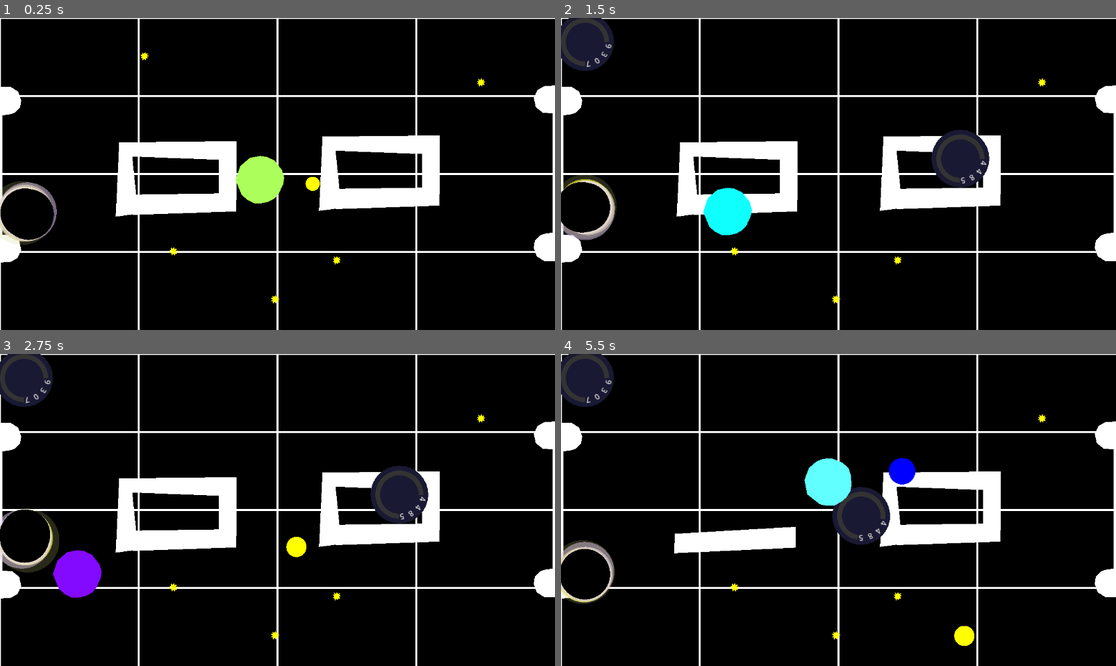
Above: before the commit, frames 1-4 (two rows, left to right).
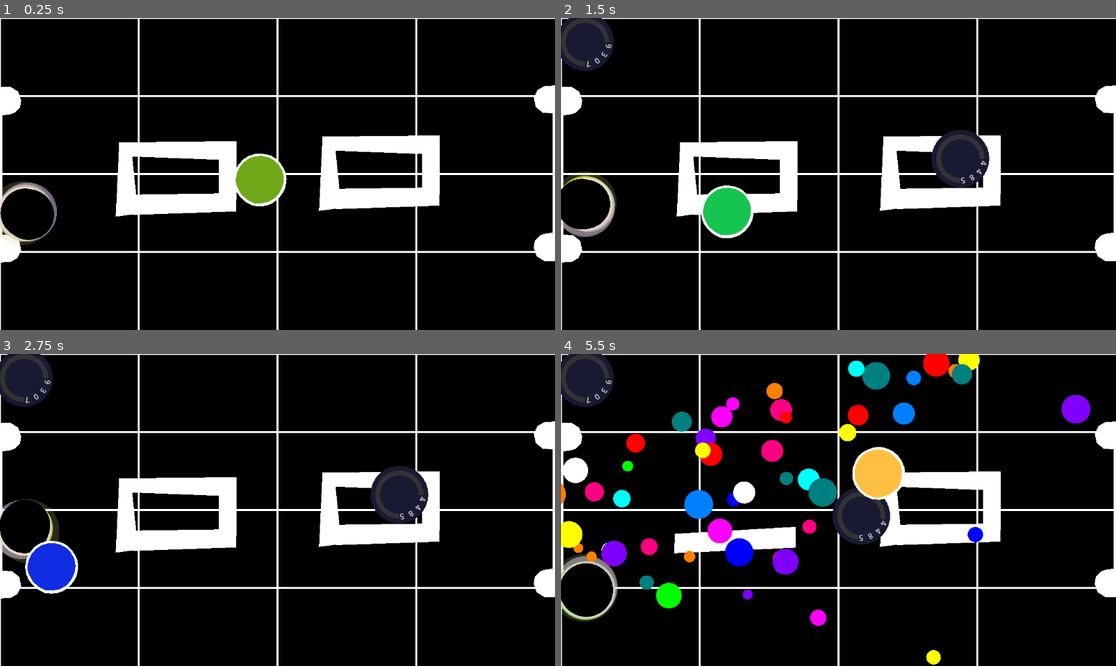
Above: after the commit, the same moments.

Repository: nuitsdesbassins2025/display-engine
Game: Godot game, scene res://Scenes/dogeball.tscn
The game is run twice, just before and just after one commit, with the same random seed, the same clock (stepped at 60 frames per second) and the same inputs.
Inputs (mouse positions are in pixels of both pictures, inside the frame that each line leads up to):
- Up to frame 1 (0.25 s): no input
- Up to frame 2 (1.5 s): tap Enter at 0.5 s; move the mouse to (960, 158) at 0.52 s; hold D 0.53-1.28 s; tap Z at 0.6 s; click (960, 158) at 0.67 s; move the mouse to (727, 189) at 1.27 s; hold S from 1.28 s (still down); tap E at 1.35 s
- Up to frame 3 (2.75 s): move the mouse to (333, 441) at 2.02 s; release S at 2.03 s; hold D from 2.03 s (still down); tap R at 2.1 s
- Up to frame 4 (5.5 s): move the mouse to (810, 572) at 2.77 s; tap one key every 0.75 s from 2.85 s: T F G H; click (810, 572) at 2.92 s; move the mouse to (1005, 556) at 3.52 s; release D at 3.53 s; hold A 3.53-5.03 s; move the mouse to (672, 463) at 4.27 s; move the mouse to (866, 510) at 5.02 s; hold S from 5.03 s (still down); click (866, 510) at 5.17 s

The runs differ from the first frame. In frame 1, 1.5% of the frame differs, in the area x 0-88%, y 10-92%; in frame 2, 1.9%; in frame 3, 2.8%; in frame 4, 12%, in the area x 0-96%, y 0-100%.

Commit message:
Gros pack de mises à jour
Player timer, color à la connection, spawn de balle et plein d'autres choses

Diff:
--- a/Scenes/dessin.gd
+++ b/Scenes/dessin.gd
@@ -11,6 +11,9 @@
 # Données des clients
 var client_trace_data: Dictionary = {}  # {client_id: {main_line: Line2D, glow_lines: Array, segment_timestamps: Array}}
 var fade_check_timer: Timer
+
+var ball_spawner = preload("res://entities/mini ball/ball_spawner.tscn")
+var spawn_timer: Timer
 
 func _ready():
 	# Créer le timer pour vérifier les segments à effacer
@@ -22,6 +25,12 @@
 
 	# Attendre que le NetworkManager soit prêt
 	call_deferred("connect_signal")
+
+	spawn_timer = Timer.new()
+	spawn_timer.one_shot = true
+	spawn_timer.wait_time = 2.0
+	spawn_timer.timeout.connect(_on_spawn_timer_timeout)
+	add_child(spawn_timer)
 
 func _on_fade_check_timeout():
 	# Vérifier tous les segments de toutes les lignes en continu
@@ -54,7 +63,7 @@
 
 	match tool:
 		"ball":
-			handle_pailettes(client_id, datas)
+			balls_spawn(client_id, datas)
 		"pencil":
 			handle_trace(client_id, datas)
 		"neon":
@@ -64,6 +73,26 @@
 	# Terminer la ligne quand l'utilisateur relève le doigt
 	if client_trace_data.has(client_id):
 		complete_line(client_id)
+
+
+func balls_spawn(client_id: String, datas:Dictionary):
+	$BallSpawner.activated = true
+	print(Color(datas.settings.color))
+	$BallSpawner.custom_color = Color(datas.settings.color)
+
+	var spawn_position = T.percentage_to_global_position(Vector2(datas.x,datas.y))
+	$BallSpawner.position = spawn_position
+
+	# Reset et démarre le timer
+	if spawn_timer.is_stopped():
+		spawn_timer.start()
+	else:
+		spawn_timer.start() # restart() reset le timer
+
+
+func _on_spawn_timer_timeout():
+	$BallSpawner.activated = false
+
 
 func handle_pailettes(client_id: String, datas: Dictionary):
 	var position = convert_percentage_to_screen(datas.x, datas.y)
@@ -140,7 +169,7 @@
 			glow_line.antialiased = true
 			glow_line.z_index = 10 - i
 			glow_line.add_point(position)
-
+			glow_line.add_to_group("neons")
 			add_child(glow_line)
 			glow_lines.append(glow_line)
 
--- a/Scenes/dessin.tscn
+++ b/Scenes/dessin.tscn
@@ -1,6 +1,7 @@
-[gd_scene load_steps=2 format=3 uid="uid://baqqiy27gdc7p"]
+[gd_scene load_steps=3 format=3 uid="uid://baqqiy27gdc7p"]
 
 [ext_resource type="Script" uid="uid://cukeyhkj3wugu" path="res://Scenes/dessin.gd" id="1_qo4v2"]
+[ext_resource type="PackedScene" uid="uid://bb201smsjb0ri" path="res://entities/mini ball/ball_spawner.tscn" id="2_sx4uo"]
 
 [node name="Dessin" type="Node2D"]
 script = ExtResource("1_qo4v2")
@@ -26,3 +27,11 @@
 anchors_preset = 10
 anchor_right = 1.0
 grow_horizontal = 2
+
+[node name="BallSpawner" parent="." instance=ExtResource("2_sx4uo")]
+spawn_interval = 0.1
+max_balls = 30
+ball_lifetime = 5.0
+custom_color_activated = true
+custom_color = Color(0.835294, 0, 0, 1)
+activated = false
--- a/Scenes/dogeball.gd
+++ b/Scenes/dogeball.gd
@@ -62,10 +62,8 @@
 
 func _on_set_game_settings(settings):
 	print("get the settings in game : ",settings)
-
 	match settings.action:
 		"grid_toogle":
-			print("on déclenche le grid toogle")
 			toogle_grid()
 		"set_player_scale":
 			set_player_scale(settings.datas)
@@ -75,7 +73,6 @@
 			clear_all_drawings()
 		"toogle_player_text":
 			toogle_player_text()
-
 		"remove_big_balls":
 			remove_big_balls()
 		"spawn_ball":
@@ -84,6 +81,14 @@
 			reset_scene()
 		"hide_players":
 			toggle_players_visibility()
+		"remove_all_blackholes":
+			remove_all_blackholes()
+		"add_blackhole":
+			add_blackhole()
+		"declencher_buts":
+			declencher_buts()
+		"clear_neons":
+			clear_neons()
 
 
 func reset_scene():
@@ -91,7 +96,13 @@
 	$Node/DodgeBut.set_score(0)
 	clear_all_balls()
 	clear_all_drawings()
-	$BlackHole.reset_blackhole()
+	remove_all_blackholes()
+	add_blackhole()
+
+
+func declencher_buts():
+	$Node/DodgeBut.ball_explosion()
+	$Node/DodgeBut2.ball_explosion()
 
 
 func toggle_players_visibility():
@@ -123,14 +134,21 @@
 		player.debug_position = !player.debug_position
 		player._update_appearance()
 
-
+# FAIRE UN TRUC QUI CHANGE LA TAILLE SELON LE NOMBRE DE JOUEURS
+var force_scale = false
 func set_player_scale(settings):
-	print("set player scale déclenchée !!")
+	var target_scale = settings.get("scale")
 	player_scale = settings.get("scale")
 
-	for player_key in players:
-		var player = players[player_key]
-		player.set_player_size(player_scale)
+	if player_scale < 20:
+		force_scale = false
+	else :
+		force_scale = true
+		for player_key in players:
+			var player = players[player_key]
+			player.set_player_size(player_scale)
+
+
 
 
 func get_player_by_key(client_player_key):
@@ -333,7 +351,10 @@
 
 
 
-func register_key(client_id, key):
+func register_key(client_id, datas):
+
+	var key = datas.tracking_code
+
 	var player_by_key = get_player_by_key(key)
 	var my_datas = {
 		"client_id": client_id,
@@ -346,6 +367,9 @@
 
 	if player_by_key :
 		player_by_key.client_id = client_id
+		print(datas)
+		if(datas.color !=null):
+			player_by_key.player_color = Color(datas.color)
 		my_datas["event_datas"]["tracking_status"] = "valid"
 
 	else :
@@ -390,6 +414,24 @@
 	for drawing in drawings:
 		drawing.queue_free()
 
+func clear_neons():
+	var neons = get_tree().get_nodes_in_group("neons")
+	for drawing in neons:
+		drawing.queue_free()
+
+
+func add_blackhole():
+	var blackhole_scene = preload("res://entities/black_hole/black_hole.tscn")
+	var blackhole = blackhole_scene.instantiate()
+	get_tree().current_scene.add_child(blackhole)
+
+
+func remove_all_blackholes():
+	var blackholes = get_tree().get_nodes_in_group("blackholes")
+	for blackhole in blackholes:
+		if is_instance_valid(blackhole):
+			blackhole.queue_free()
+
 func _input(event):
 	if event is InputEventMouseButton and event.pressed and event.button_index == MOUSE_BUTTON_LEFT :
 		move_player_to_click()
@@ -400,7 +442,7 @@
 	if event is InputEventKey and event.pressed:
 		match event.keycode:
 			KEY_A:
-				print("trigger_shield")
+				#print("trigger_shield")
 			#	trigger_shield()
 				pass
 			KEY_Z:
--- a/Scenes/dogeball.tscn
+++ b/Scenes/dogeball.tscn
@@ -1,12 +1,10 @@
-[gd_scene load_steps=9 format=3 uid="uid://dkusqq8p14qw7"]
+[gd_scene load_steps=7 format=3 uid="uid://dkusqq8p14qw7"]
 
-[ext_resource type="Script" path="res://Scenes/dogeball.gd" id="1_12k6n"]
+[ext_resource type="Script" uid="uid://d0f24a7th5hq3" path="res://Scenes/dogeball.gd" id="1_12k6n"]
 [ext_resource type="PackedScene" uid="uid://dr42r1hkdqa1n" path="res://entities/player/player.tscn" id="2_b65vx"]
-[ext_resource type="PackedScene" uid="uid://c2c8dsu6yunsb" path="res://entities/bonus/BonusSpawner.tscn" id="6_el1um"]
-[ext_resource type="PackedScene" uid="uid://bb201smsjb0ri" path="res://entities/mini ball/ball_spawner.tscn" id="7_w2aae"]
 [ext_resource type="PackedScene" uid="uid://dar88wmy8yjkd" path="res://entities/but/dodge_but.tscn" id="8_hvv0g"]
 [ext_resource type="PackedScene" uid="uid://ca6bpkdvla2aq" path="res://entities/black_hole/black_hole.tscn" id="8_n73id"]
-[ext_resource type="Script" path="res://Scenes/walls.gd" id="8_p36c4"]
+[ext_resource type="Script" uid="uid://bc5du853qtynx" path="res://Scenes/walls.gd" id="8_p36c4"]
 [ext_resource type="PackedScene" uid="uid://baqqiy27gdc7p" path="res://Scenes/dessin.tscn" id="10_n73id"]
 
 [node name="Dogeball" type="Node2D"]
@@ -17,12 +15,6 @@
 background_color = Color(0, 0, 0, 1)
 
 [node name="Dessin" parent="." instance=ExtResource("10_n73id")]
-
-[node name="BonusSpawner" parent="." instance=ExtResource("6_el1um")]
-
-[node name="BallSpawner" parent="." groups=["mini balls"] instance=ExtResource("7_w2aae")]
-position = Vector2(632, 310)
-max_balls = 3
 
 [node name="Wall_R" type="StaticBody2D" parent="."]
 visible = false
--- a/entities/balle/balle.tscn
+++ b/entities/balle/balle.tscn
@@ -1,12 +1,13 @@
 [gd_scene load_steps=5 format=3 uid="uid://df1x7k5g75tum"]
 
-[ext_resource type="Script" path="res://entities/balle/balle.gd" id="1_2ir51"]
-[ext_resource type="Script" path="res://entities/balle/polygon_2d.gd" id="2_f35sm"]
+[ext_resource type="Script" uid="uid://cywhw6oogt41j" path="res://entities/balle/balle.gd" id="1_2ir51"]
+[ext_resource type="Script" uid="uid://bong746f6xb2g" path="res://entities/balle/polygon_2d.gd" id="2_f35sm"]
 
 [sub_resource type="CircleShape2D" id="CircleShape2D_2ir51"]
+radius = 10.8807
 
 [sub_resource type="CircleShape2D" id="CircleShape2D_wxx2w"]
-radius = 51.2878
+radius = 55.8004
 
 [node name="Balle" type="RigidBody2D" groups=["big_balls"]]
 scale = Vector2(5, 5)
@@ -19,10 +20,16 @@
 scale = Vector2(5, 5)
 shape = SubResource("CircleShape2D_2ir51")
 
-[node name="Polygon2D" type="Polygon2D" parent="."]
-position = Vector2(0, -0.4)
+[node name="Polygon2D2" type="Polygon2D" parent="."]
+position = Vector2(0, -0.8)
+scale = Vector2(1.09062, 1.09062)
+polygon = PackedVector2Array(-0.4, -49.6, 13.8, -47.6, 21.8225, -44.9288, 29.8, -40, 38.327, -31.5418, 45.4, -20.4, 49.1466, -11.1863, 50.2469, -0.916914, 49.33, 8.06884, 47.1294, 17.9715, 41.2611, 28.6077, 32.4587, 38.6938, 21.6392, 46.2124, 10.8196, 50.0635, 0, 51.1638, -13.0202, 50.0635, -25.3068, 44.1952, -31.1751, 39.6107, -38.1436, 32.8255, -44.1952, 24.3899, -48.413, 14.4872, -51, 0.6, -47.8629, -15.5875, -41.4, -28.2, -31.7252, -38.8771, -21.2, -45.4, -10.2694, -48.5964)
+
+[node name="Polygon2D" type="Polygon2D" parent="Polygon2D2"]
+position = Vector2(0, 0.366765)
+scale = Vector2(0.916914, 0.916914)
 color = Color(0.309804, 1, 1, 1)
-polygon = PackedVector2Array(-0.4, -49.6, 13.8, -47.6, 29.8, -40, 45.4, -20.4, 48.2, -11.2, 50.2176, -3.9513, 48, 8.8, 38.8, 29, 30, 38.8, 16.4, 46.2, 2.6, 48.8, -12.6, 48.6, -26.2, 42, -38.2, 31.6, -51, 0.6, -41.4, -28.2, -21.2, -45.4)
+polygon = PackedVector2Array(3, -49.8, 18.2, -46.4, 29.8, -40, 38, -32.2, 45.4, -20.4, 48.2, -11.2, 49.4, -2.2, 48, 8.8, 44.4, 19.2, 38.8, 29, 30, 38.8, 16.4, 46.2, 2.6, 48.8, -12.6, 48.6, -26.2, 42, -38.2, 31.6, -42.2, 25.2, -46, 18.2, -49.2, 10.6, -51, 0.6, -47.6, -15.4, -41.4, -28.2, -32.4, -37.6, -21.2, -45.4, -7.8, -49)
 script = ExtResource("2_f35sm")
 
 [node name="Area2D" type="Area2D" parent="."]
--- a/entities/balle/polygon_2d.gd
+++ b/entities/balle/polygon_2d.gd
@@ -1,20 +1,26 @@
 extends Polygon2D
 
+var colors = [
+	Color("#FFFFFF"), Color("#FF0000"), Color("#00FF00"), Color("#0000FF"),
+	Color("#FFFF00"), Color("#FF00FF"), Color("#00FFFF"), Color("#FF8000"),
+	Color("#8000FF"), Color("#0080FF"), Color("#FF0080"), Color("#008080")
+]
 
-
-var speed = 0.5  # vitesse de rotation des couleurs
-var pulse_speed = 2.0  # vitesse du "clignotement"
-var intensity = 0.5    # intensité de la pulsation
+var speed = 0.5  # vitesse de transition entre les couleurs
+var pulse_speed = 0.50  # vitesse du "clignotement"
+var intensity = 0.1    # intensité de la pulsation
 
 func _process(delta):
-	var t = Time.get_ticks_msec() / 500.0
+	var t = Time.get_ticks_msec() / 1000.0
 
-	# Teinte qui tourne en boucle [0..1]
-	var hue = fmod(t * speed, 1.0)
+	# Calcul de l'index de couleur actuel
+	var color_index = int(t * speed) % colors.size()
+	var next_color_index = (color_index + 1) % colors.size()
 
-	# Saturation et valeur restent à 1 pour des couleurs vives
-	var base_color = Color.from_hsv(hue, 1.0, 1.0)
+	# Interpolation entre la couleur actuelle et la suivante
+	var progress = fmod(t * speed, 1.0)
+	var base_color = colors[color_index].lerp(colors[next_color_index], progress)
 
-	# Ajout d’un effet de pulsation sur la luminosité
+	# Ajout d'un effet de pulsation sur la luminosité
 	var pulse = (sin(t * pulse_speed) * 0.5 + 0.5) * intensity
 	color = base_color.lightened(pulse)
--- a/entities/black_hole/black_hole.gd
+++ b/entities/black_hole/black_hole.gd
@@ -4,7 +4,7 @@
 @export var initial_radius: float = 50.0
 @export var growth_per_object: float = 0.50
 @export var influence_radius: float = 300.0
-@export var attraction_force: float = 200.0
+@export var attraction_force: float = 500.0
 @export var rotation_speed: float = 20.0
 
 # Variables internes
@@ -13,8 +13,8 @@
 var ring_data = []  # Stocke les données pour chaque anneau: [radius, color, offset]
 
 
-@export var max_speed: float = 60.0
-@export var min_speed: float = 20.0
+@export var max_speed: float = 90.0
+@export var min_speed: float = 40.0
 @export var object_radius: float = 20.0
 @export var direction_change_interval: float = 1.5
 @export var speed_variation: float = 0.3
@@ -210,9 +210,16 @@
 	var grow = objects_absorbed * growth_per_object
 
 	if objects_absorbed > 1000 :
-		grow = 1000 * growth_per_object + (objects_absorbed-1000)*growth_per_object/8
+		grow = 1000 * growth_per_object + (objects_absorbed-1000)* growth_per_object*1.3
+
+	if lost_control:
+		pass
+
 
 	current_radius = initial_radius + grow
+
+	influence_radius = current_radius+300
+
 
 	# Mettre à jour les données des anneaux
 	create_ring_data()
--- a/entities/black_hole/black_hole.tscn
+++ b/entities/black_hole/black_hole.tscn
@@ -3,7 +3,7 @@
 [ext_resource type="Script" uid="uid://dy8xf8sbuolu8" path="res://entities/black_hole/black_hole.gd" id="1_yt7qt"]
 [ext_resource type="Script" uid="uid://uo7ekc34dve2" path="res://entities/black_hole/black_circle.gd" id="2_ytr03"]
 
-[node name="BlackHole" type="Node2D"]
+[node name="BlackHole" type="Node2D" groups=["blackholes"]]
 z_index = 20
 script = ExtResource("1_yt7qt")
 
--- a/entities/but/dodge_but.gd
+++ b/entities/but/dodge_but.gd
@@ -35,10 +35,14 @@
 func reset_ball(body):
 	body.move_to_center()
 
+func ball_explosion():
+	$BallSpawner.ball_explosion( 80, 1000.0)
+
 
 func goal():
 	score += 1
 	print("score : ", score)
+	ball_explosion()
 	if score > 9 :
 		score = 0
 
@@ -47,15 +51,11 @@
 		"but_score":score,
 		"position":T.global_position_to_percentage(position)
 	}
-	$BallSpawner.ball_explosion( 80, 1000.0)
 	update_score_display()
 
 	if score > 9 :
 		score = 0
-	#$Scores
-	#$"Scores/0" Polygon2D
-	#$"Scores/1"
-	#...
+
 
 	var my_data = {"event_type": "but", "event_datas": event_data}
 	NetworkManager.transfer_datas("evenement", my_data)
--- a/entities/mini ball/ball_spawner.gd
+++ b/entities/mini ball/ball_spawner.gd
@@ -4,6 +4,11 @@
 @export var spawn_interval: float = 1.0  # Secondes entre chaque spawn
 @export var max_balls: int = 20
 @export var spawn_radius: float = 50.0
+@export var ball_lifetime: float = 0.0
+@export var custom_color_activated:bool = false
+@export var custom_color: Color
+@export var activated:bool = true
+
 
 var current_balls: int = 0
 
@@ -18,8 +23,10 @@
 func start_spawning():
 	while true:
 
-		if current_balls < max_balls:
-			spawn_ball()
+		if activated :
+
+			if current_balls < max_balls:
+				spawn_ball()
 
 		await get_tree().create_timer(spawn_interval).timeout
 
@@ -27,7 +34,15 @@
 
 func spawn_ball():
 	var ball_instance = ball_scene.instantiate()
-	add_child(ball_instance)
+	ball_instance.lifetime = ball_lifetime
+	if custom_color_activated:
+		ball_instance.use_custom_color = true
+		ball_instance.color = custom_color
+
+	get_tree().current_scene.add_child(ball_instance)
+	ball_instance.z_index = 1
+
+
 
 	# Position aléatoire autour du spawner
 	var random_angle = randf() * TAU
--- a/entities/mini ball/miniBall.tscn
+++ b/entities/mini ball/miniBall.tscn
@@ -8,6 +8,7 @@
 [sub_resource type="CircleShape2D" id="CircleShape2D_n0kcj"]
 
 [node name="MiniBall" type="RigidBody2D" groups=["mini_balls"]]
+z_index = 1
 collision_layer = 32
 collision_mask = 7
 gravity_scale = 0.0
--- a/entities/mini ball/mini_ball.gd
+++ b/entities/mini ball/mini_ball.gd
@@ -5,9 +5,13 @@
 @export var collision_threashold: float = 2.0
 @export var lifetime: float = 0.0  # 0 = illimité
 @export var colors: Array[Color] = [
-	Color.RED, Color.BLUE, Color.GREEN, Color.YELLOW,
-	Color.PURPLE, Color.ORANGE, Color.PINK, Color.CYAN
+	Color("#FFFFFF"), Color("#FF0000"), Color("#00FF00"), Color("#0000FF"),
+	Color("#FFFF00"), Color("#FF00FF"), Color("#00FFFF"), Color("#FF8000"),
+	Color("#8000FF"), Color("#0080FF"), Color("#FF0080"), Color("#008080")
 ]
+
+@export var use_custom_color: bool = false
+@export var color:Color = Color.BLUE
 
 var time_alive: float = 0.0
 signal ball_collision(other_ball: Node, impact_force: float)
@@ -21,6 +25,7 @@
 	randomize_ball()
 	z_index = 50
 	if lifetime > 0:
+
 		start_lifetime_timer()
 
 
@@ -80,11 +85,16 @@
 
 func randomize_ball():
 	"""Initialise la balle avec des propriétés aléatoires"""
+
 	var size = randf_range(min_size, max_size)
-	var random_color = colors[randi() % colors.size()]
-
 	set_size(size)
-	set_color(random_color)
+
+	if use_custom_color :
+		set_color(color)
+	else :
+		var random_color = colors[randi() % colors.size()]
+		set_color(random_color)
+
 	set_physics_properties(size)
 
 func set_size(size: float):
--- a/entities/player/player.gd
+++ b/entities/player/player.gd
@@ -52,7 +52,7 @@
 
 
 
-@export var shield_cooldown: float = 2.0
+@export var shield_cooldown: float = 1.5
 
 @export_category("Movement")
 @export var move_speed: float = 400.0
@@ -107,7 +107,7 @@
 func _setup_inactivity_timer():
 	inactivity_timer = Timer.new()
 	add_child(inactivity_timer)
-	inactivity_timer.wait_time = 5.0
+	inactivity_timer.wait_time = 3.0
 	inactivity_timer.one_shot = false
 	inactivity_timer.timeout.connect(_on_inactivity_timeout)
 	inactivity_timer.start()
@@ -194,7 +194,8 @@
 	is_active = active
 	visible = active
 	set_physics_process(active)
-
+	if client_id != "":
+		$BallSpawner.activated = active
 	# Désactiver toutes les formes de collision
 	for child in get_children():
 		if child is CollisionShape2D or child is CollisionPolygon2D:
@@ -227,8 +228,8 @@
 	push_objects()
 
 
-var influence_radius = 200;
-var push_force = 100000
+var influence_radius = player_scale + 200;
+var push_force = 500000
 
 func push_objects():
 	# Trouver tous les objets dans la zone d'influence
@@ -290,10 +291,15 @@
 
 
 func _register_client_id():
+
 	print("REGISTER CLIENT ID")
 	$TruckatedCircle.ring_color = Color(1.0, 1.0, 0)
 	is_tracked_player = true
 	$TruckatedCircle.queue_redraw()
+	$BallSpawner.activated = true
+	$TruckatedCircle.start_angle=0
+	$TruckatedCircle.display_text=""
+
 
 func _register_pseudo():
 	print("on met à jour le texte player : ", pseudo)
@@ -304,6 +310,7 @@
 func _register_color():
 	print("on met à jour la couleur player : ", player_color)
 	$TruckatedCircle.ring_color = player_color
+	$BallSpawner.custom_color=player_color
 	_update_appearance()
 
 func unregister():
@@ -311,6 +318,7 @@
 	$TruckatedCircle.ring_color = base_color
 	client_id = ""
 	pseudo = ""
+	$BallSpawner.activated = false
 	_update_appearance()
 
 # ==============================================================================
@@ -357,7 +365,7 @@
 
 func check_inactivity():
 	var current_time = Time.get_unix_time_from_system()
-	if current_time - last_player_action > 10.0:
+	if current_time - last_player_action > 3.0:
 		consecutive_lost += 1
 		set_active(false)
 		send_activity_statu("lost")
--- a/entities/player/player.tscn
+++ b/entities/player/player.tscn
@@ -1,14 +1,17 @@
-[gd_scene load_steps=6 format=3 uid="uid://dr42r1hkdqa1n"]
+[gd_scene load_steps=7 format=3 uid="uid://dr42r1hkdqa1n"]
 
 [ext_resource type="Script" uid="uid://sbmkwj6bxagx" path="res://entities/player/player.gd" id="1_symyc"]
 [ext_resource type="PackedScene" uid="uid://dc10ggyvnqvvm" path="res://entities/player/snake/SegmentSerpent.tscn" id="2_abrql"]
 [ext_resource type="PackedScene" uid="uid://dqsoq5a06qq0h" path="res://entities/player/display/truckatedCircle.tscn" id="3_sglur"]
 [ext_resource type="Script" uid="uid://cghvi4og8rxyl" path="res://entities/player/snake.gd" id="4_bls4j"]
+[ext_resource type="PackedScene" uid="uid://bb201smsjb0ri" path="res://entities/mini ball/ball_spawner.tscn" id="5_fkugw"]
 
 [sub_resource type="CircleShape2D" id="CircleShape2D_symyc"]
 radius = 50.0
 
 [node name="Player" type="CharacterBody2D" groups=["players"]]
+z_index = 150
+z_as_relative = false
 collision_mask = 30
 motion_mode = 1
 script = ExtResource("1_symyc")
@@ -24,7 +27,7 @@
 
 [node name="shield" type="Polygon2D" parent="Shield"]
 color = Color(0.786565, 0.966399, 0, 1)
-polygon = PackedVector2Array(-24, -43, -2, -49, 15, -46, 34, -37, 46, -17, 0, 0, 46, 16, 33, 36, 14, 47, -7, 49, -28, 41, -37, 31, -49, 3, -44, -26)
+polygon = PackedVector2Array(-24, -43, -13, -48, -2, -49, 17, -47, 26, -43, 33, -36, 41, -26, 46, -17, 48, -5, 49, 7, 45, 21, 33, 36, 23, 43, 14, 47, -7, 49, -16, 46, -27, 40, -39, 31, -46, 18, -49, 3, -47, -15, -41, -28, -33, -37)
 
 [node name="Area2D" type="Area2D" parent="Shield"]
 
@@ -41,3 +44,11 @@
 display_text = "0000"
 text_color = Color(0.857501, 0.857501, 0.857501, 1)
 text_spacing = 0.1
+
+[node name="BallSpawner" parent="." instance=ExtResource("5_fkugw")]
+z_as_relative = false
+spawn_interval = 0.3
+max_balls = 30
+ball_lifetime = 6.0
+custom_color_activated = true
+activated = false
--- a/main/network_manager.gd
+++ b/main/network_manager.gd
@@ -198,7 +198,7 @@
 					game_scene.set_player_color(client_id, client_datas[key])
 			"tracking_code":
 				if game_scene and game_scene.has_method("register_key"):
-					game_scene.register_key(client_id, client_datas[key])
+					game_scene.register_key(client_id, client_datas)
 
 
 
--- a/project.godot
+++ b/project.godot
@@ -12,7 +12,7 @@
 
 config/name="Dopamine"
 run/main_scene="res://Scenes/dogeball.tscn"
-config/features=PackedStringArray("4.3", "Mobile")
+config/features=PackedStringArray("4.4", "Mobile")
 config/icon="res://icon.svg"
 
 [autoload]
@@ -39,6 +39,7 @@
 big_balls="Les balles de jeux"
 poteaux=""
 mini_balls=""
+blackholes=""
 
 [layer_names]
 
Not shown, added: entities/balle/polygon_2d.gd.uid
Not shown: 1 places in entities/mini ball/miniBall.tscn that only renumber resources
